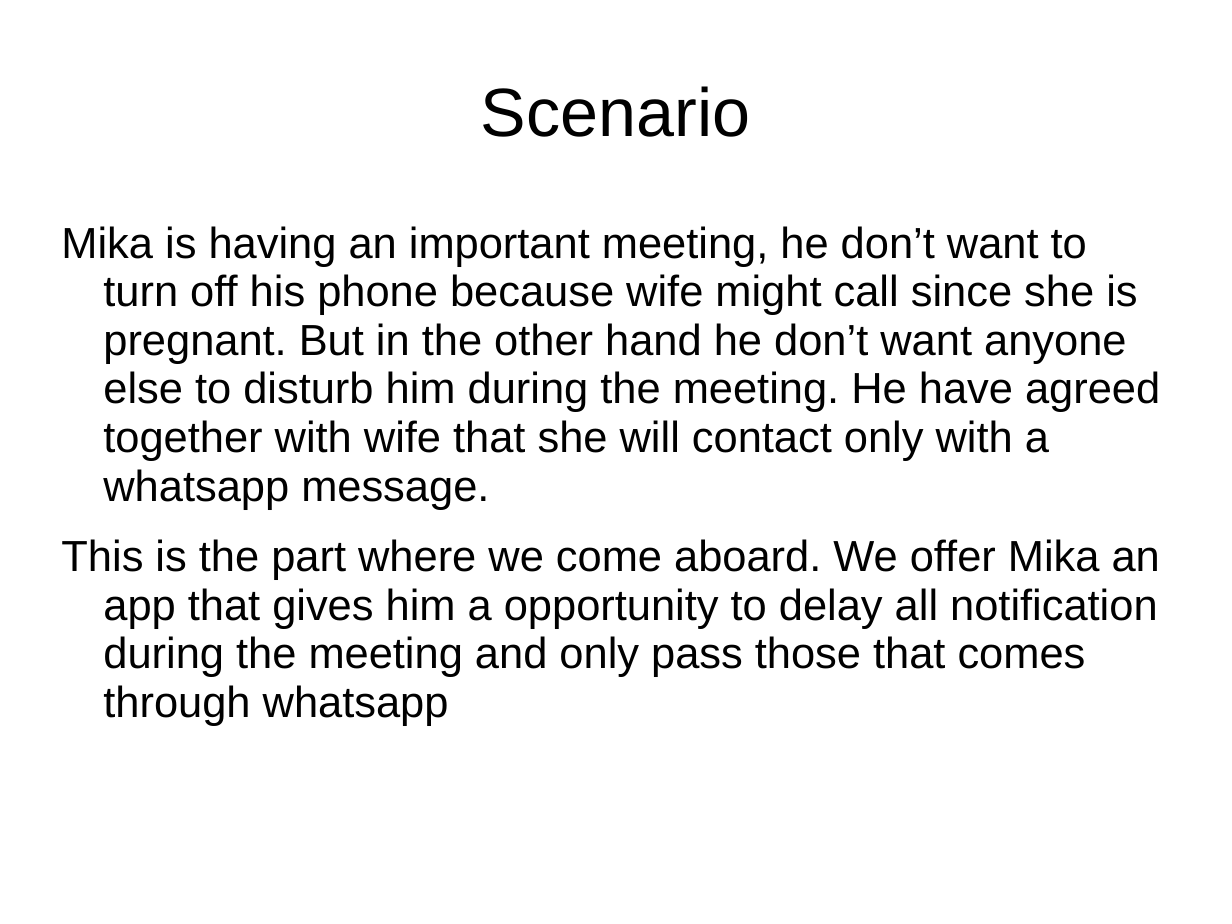
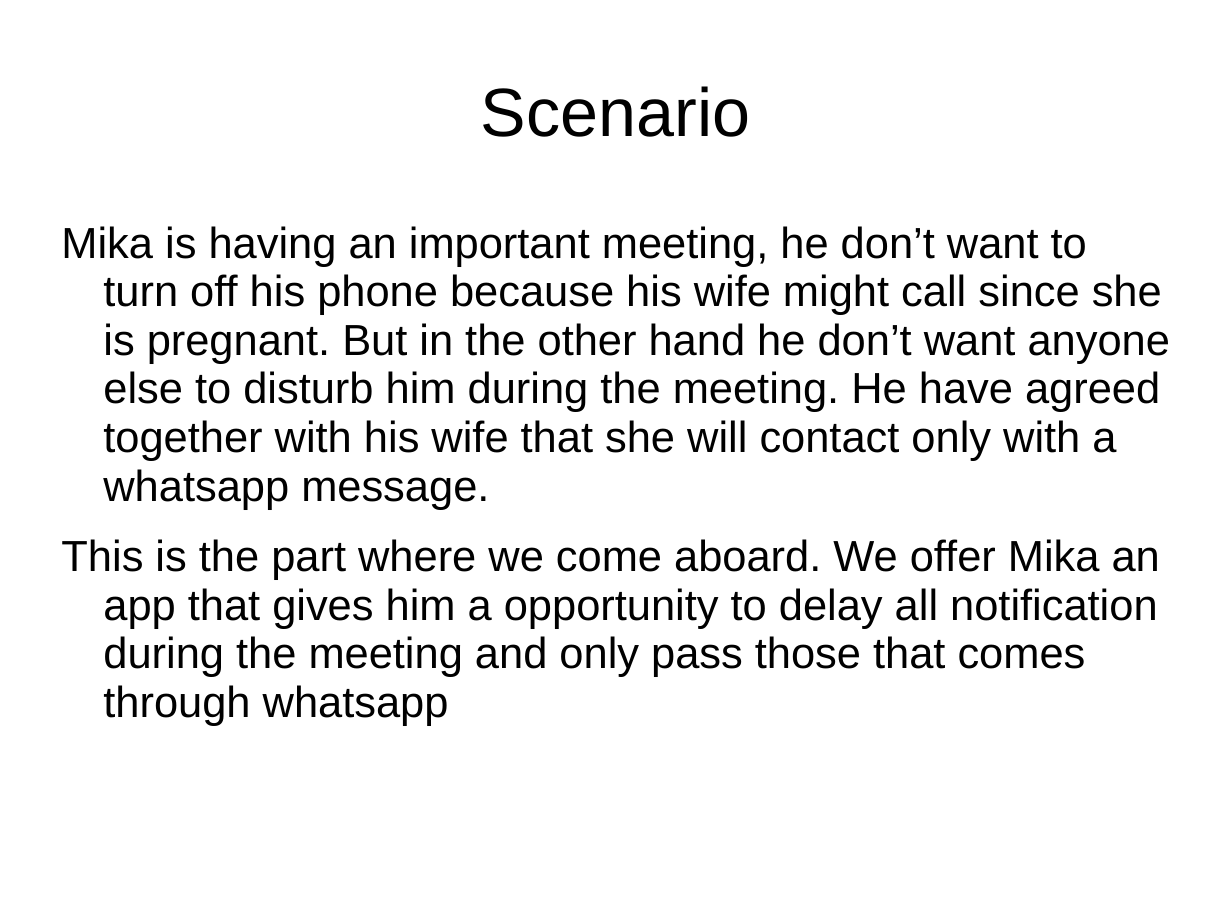
Before and after one commit to wonkale/ACP1-Notification, a slide deck: slide 8 of doc/Notification Manager Presentation.ppt. Drawn at 1232x924 pixels with LibreOffice and Linux fonts; fonts in the diff are those of the drawing. Boxes give left, top, right and bottom in pixels: in the first picture for what was removed or moved away, otherwise in the second. Text is boxed around its words. In the diff, an @@ line names an element or a change of style, - is before the commit and + after.

```diff
--- a/doc/Notification Manager Presentation.ppt
+++ b/doc/Notification Manager Presentation.ppt
@@ text at (x1=61, y1=226, x2=1170, y2=510): text changed @@
-Mika is having an important meeting, he don’t want to turn off his phone because wife might call since she is pregnant. But in the other hand he don’t want anyone else to disturb him during the meeting. He have agreed together with wife that she will contact only with a whatsapp message.
+Mika is having an important meeting, he don’t want to turn off his phone because his wife might call since she is pregnant. But in the other hand he don’t want anyone else to disturb him during the meeting. He have agreed together with his wife that she will contact only with a whatsapp message.
```
Also in this commit, not shown: 2 other slides changed.
